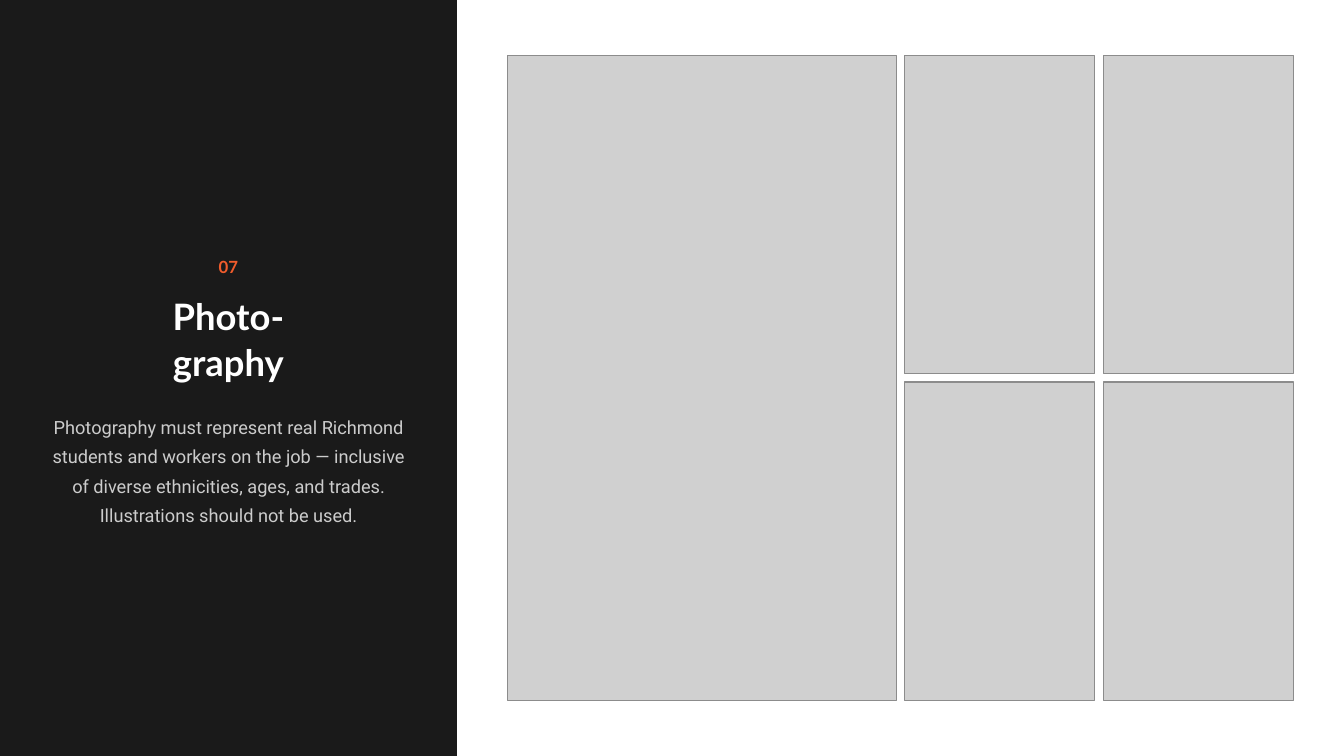
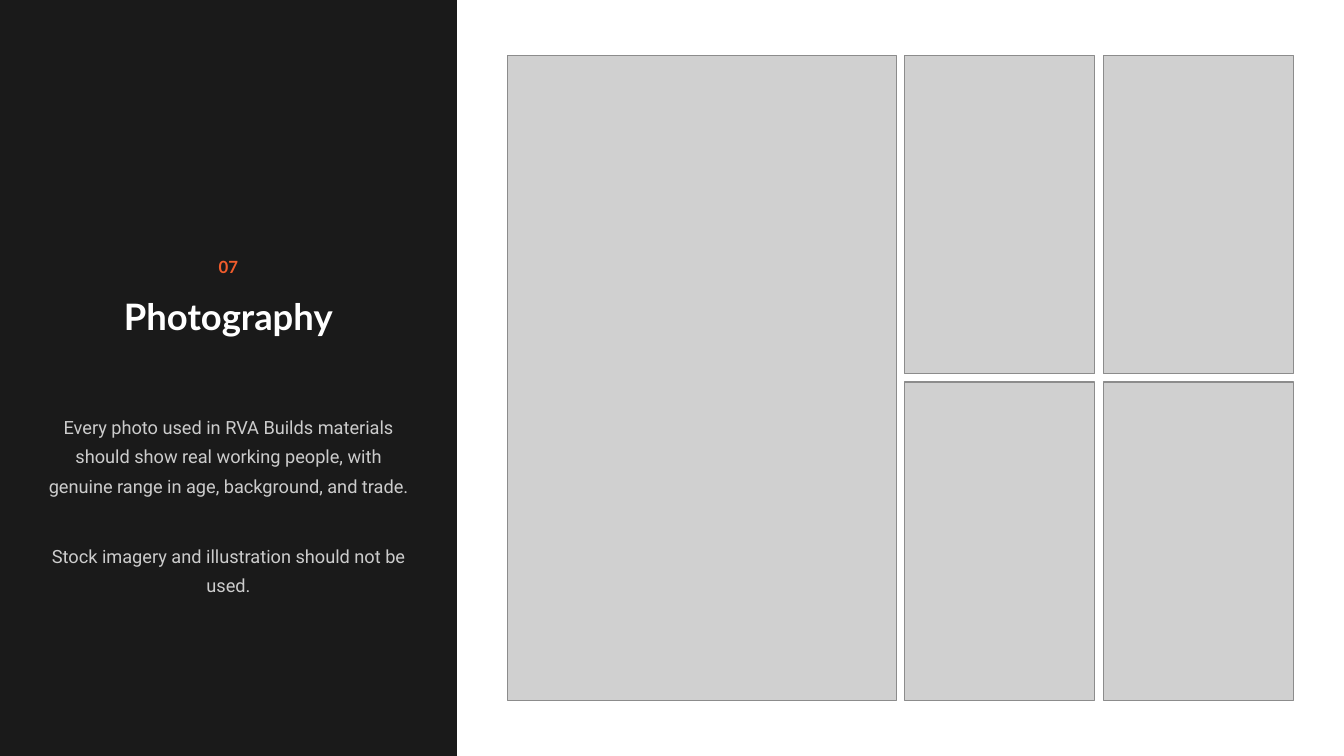
Before and after one commit to ivone-max/RVA-Builds-Brand-, a slide deck: slide 12 of media-kit/RVA-Builds-Media-Kit.pptx (slide 13 before the commit). Drawn at 1344x756 pixels with LibreOffice and Linux fonts; fonts in the diff are those of the drawing; grey boxes stand for pictures. Boxes give left, top, right and bottom in pixels: in the first picture for what was removed or moved away, otherwise in the second. Text is boxed around its words. In the diff, an @@ line names an element or a change of style, - is before the commit and + after.

```diff
--- a/media-kit/RVA-Builds-Media-Kit.pptx
+++ b/media-kit/RVA-Builds-Media-Kit.pptx
@@ text at (124,303,333,337): text changed @@
-Photo-
-graphy
+Photography
@@ text at (49,420,408,592): text changed @@
-Photography must represent real Richmond students and workers on the job — inclusive of diverse ethnicities, ages, and trades. Illustrations should not be used.
+Every photo used in RVA Builds materials should show real working people, with genuine range in age, background, and trade.
+Stock imagery and illustration should not be used.
```
Also in this commit, not shown: 2 slides removed, 2 other files.
